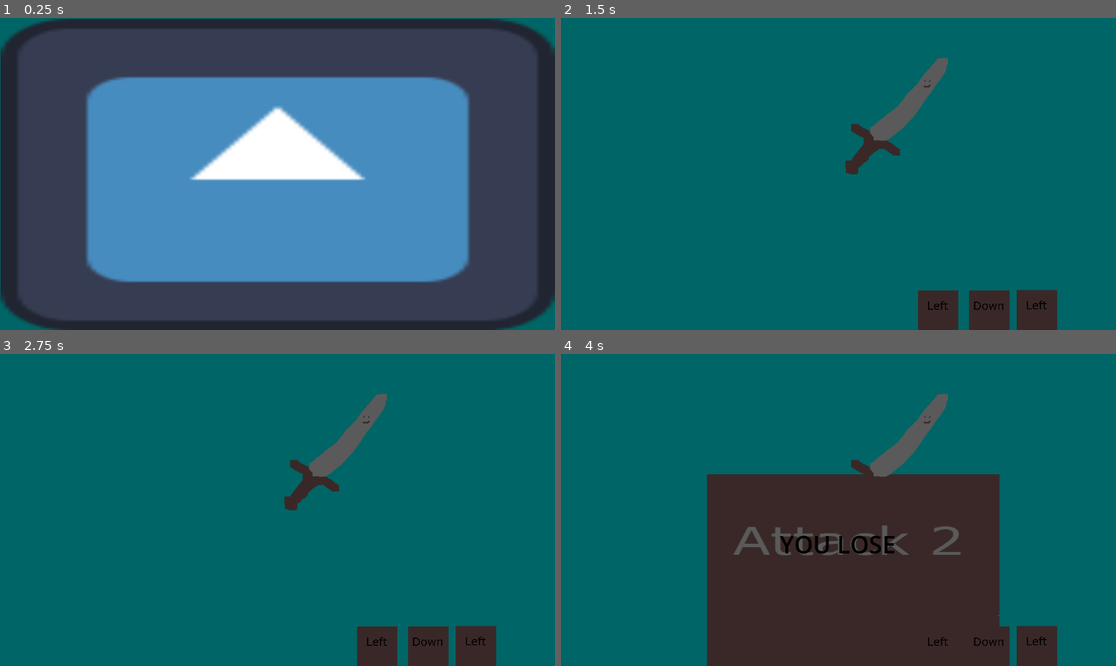
Above: before the commit, frames 1-4 (two rows, left to right).
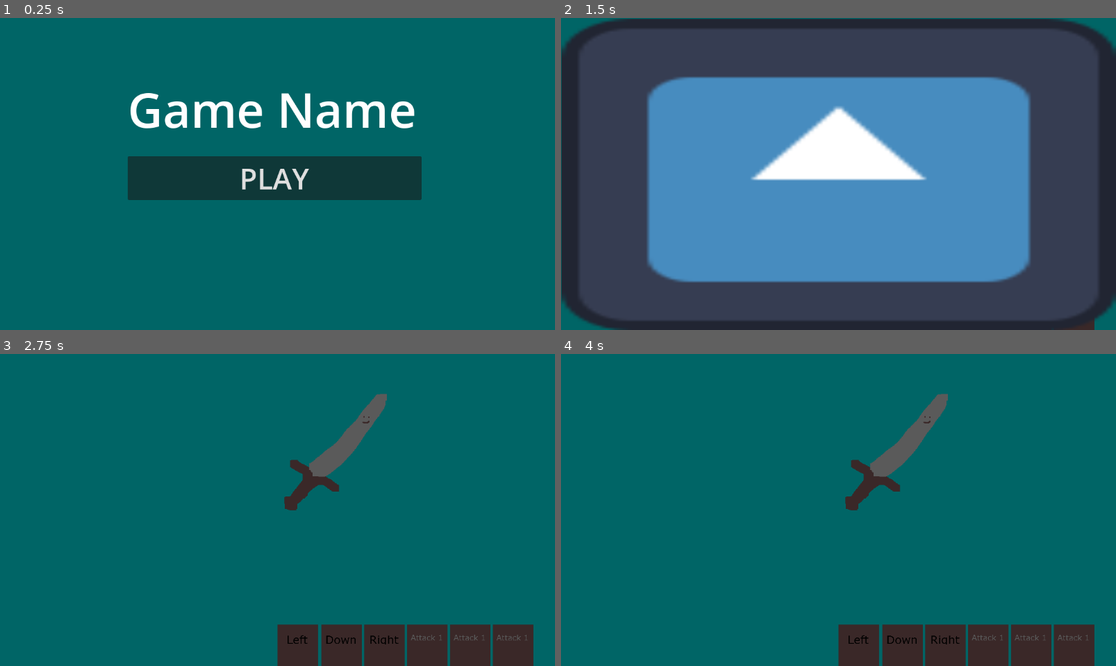
Above: after the commit, the same moments.

Repository: JamsterMan/Game-Jam-PS-16
Game: Godot game, scene res://Scenes/main_menu.tscn
Same seed, same stepped clock (60 frames per second), same inputs: the game is played once before the commit and once after it. Before the commit the project starts from res://Scenes/GameScene.tscn. The engine's default icon, where the game draws it, is replaced by a stand-in: a white triangle on a blue panel in a dark square.
Inputs (mouse positions are in pixels of both pictures, inside the frame that each line leads up to):
- Up to frame 1 (0.25 s): no input
- Up to frame 2 (1.5 s): click (832, 177) at 0.5 s, where only the run after the commit has a clickable "PLAY"; tap Enter at 1.25 s; hold Right (move_right) from 1.28 s (still down)
- Up to frame 3 (2.75 s): tap Space at 2 s; release Right (move_right) at 2.03 s; hold Down (move_down) from 2.03 s (still down)
- Up to frame 4 (4 s): tap Enter at 2.75 s; release Down (move_down) at 2.78 s; hold Right (move_right) 2.78-3.53 s; tap Space at 3.5 s; hold Up (move_up) from 3.53 s (still down)

The runs differ from the first frame. In frame 1, 98% of the frame differs, in the area x 0-100%, y 0-100%; in frame 2, 98%; in frame 3, 3.6%; in frame 4, 30%.

Commit message:
added random variance + mainmenu
-minigame is now selected from random
-typing game has random button presses
-added simple main menu

Diff:
--- a/gamejam-ps16/Scenes/GameScene.tscn
+++ b/gamejam-ps16/Scenes/GameScene.tscn
@@ -21,6 +21,7 @@
 
 [node name="MiniGameController" type="Node2D" parent="." node_paths=PackedStringArray("minigame_info_timer", "next_minigame_timer", "minigame_info", "minigame_win", "minigame_lose")]
 script = ExtResource("1_pg6cp")
+minigames = Array[String](["res://Scenes/mini_game_aim_game.tscn", "res://Scenes/mini_game_typing.tscn"])
 minigame_info_timer = NodePath("MinigameInfoTimer")
 next_minigame_timer = NodePath("NextMinigameTimer")
 minigame_info = NodePath("MinigameInfoTimer/MinigameInfo")
@@ -87,4 +88,3 @@
 vertical_alignment = 1
 
 [node name="MinigameTypingGame" parent="MiniGameController" instance=ExtResource("7_fg37s")]
-process_mode = 4
--- /dev/null
+++ b/gamejam-ps16/Scenes/main_menu.tscn
@@ -0,0 +1,37 @@
+[gd_scene load_steps=2 format=3 uid="uid://b60aackbw5mmd"]
+
+[ext_resource type="Script" path="res://Scripts/MainMenu.gd" id="1_50c3h"]
+
+[node name="MainMenu" type="Control"]
+layout_mode = 3
+anchors_preset = 15
+anchor_right = 1.0
+anchor_bottom = 1.0
+grow_horizontal = 2
+grow_vertical = 2
+
+[node name="MinigameBackground" type="ColorRect" parent="."]
+offset_left = -27.0
+offset_top = -23.0
+offset_right = 1185.0
+offset_bottom = 670.0
+color = Color(0, 0.396549, 0.399054, 1)
+
+[node name="Label" type="Label" parent="."]
+layout_mode = 0
+offset_left = 265.0
+offset_top = 121.0
+offset_right = 870.0
+offset_bottom = 258.0
+theme_override_font_sizes/font_size = 100
+text = "Game Name"
+
+[node name="PlayButton" type="Button" parent="."]
+layout_mode = 0
+offset_left = 265.0
+offset_top = 287.0
+offset_right = 875.0
+offset_bottom = 378.0
+theme_override_font_sizes/font_size = 60
+text = "PLAY"
+script = ExtResource("1_50c3h")
--- a/gamejam-ps16/Scenes/mini_game_typing.tscn
+++ b/gamejam-ps16/Scenes/mini_game_typing.tscn
@@ -7,15 +7,17 @@
 [ext_resource type="Texture2D" uid="uid://biiqdw3di0er4" path="res://Sprites/right.png" id="4_4ra8d"]
 [ext_resource type="Texture2D" uid="uid://btmklwgoteix" path="res://Sprites/left.png" id="5_03j4l"]
 [ext_resource type="Script" path="res://Scripts/MiniGame_Timer.gd" id="7_j4qch"]
+[ext_resource type="Texture2D" uid="uid://drcf2ml14nas3" path="res://Sprites/Card1.png" id="7_kgq2p"]
 
 [node name="MinigameTypingGame" type="Node2D" node_paths=PackedStringArray("buttons_sprites")]
+process_mode = 4
 script = ExtResource("1_mxqhv")
 up_image = ExtResource("2_e7g2m")
 down_image = ExtResource("3_a0vw8")
 right_image = ExtResource("4_4ra8d")
 left_image = ExtResource("5_03j4l")
-buttons = Array[int]([0, 0, 0])
-buttons_sprites = [NodePath("Spell/ButtonOne"), NodePath("Spell/ButtonTwo"), NodePath("Spell/ButtonThree")]
+buttons = Array[int]([0, 0, 0, 0, 0, 0])
+buttons_sprites = [NodePath("Spell/ButtonOne"), NodePath("Spell/ButtonTwo"), NodePath("Spell/ButtonThree"), NodePath("Spell/ButtonFour"), NodePath("Spell/ButtonFive"), NodePath("Spell/ButtonSix")]
 
 [node name="target" type="Node2D" parent="."]
 
@@ -28,19 +30,34 @@
 position = Vector2(294, 187)
 
 [node name="ButtonOne" type="Sprite2D" parent="Spell"]
-position = Vector2(-91, 85)
+position = Vector2(-256, 81)
 scale = Vector2(0.2, 0.2)
 texture = ExtResource("2_e7g2m")
 
 [node name="ButtonTwo" type="Sprite2D" parent="Spell"]
-position = Vector2(15, 85)
+position = Vector2(-165, 81)
 scale = Vector2(0.2, 0.2)
 texture = ExtResource("2_e7g2m")
 
 [node name="ButtonThree" type="Sprite2D" parent="Spell"]
-position = Vector2(114, 84)
+position = Vector2(-76, 81)
 scale = Vector2(0.2, 0.2)
 texture = ExtResource("2_e7g2m")
+
+[node name="ButtonFour" type="Sprite2D" parent="Spell"]
+position = Vector2(13, 81)
+scale = Vector2(0.2, 0.2)
+texture = ExtResource("7_kgq2p")
+
+[node name="ButtonFive" type="Sprite2D" parent="Spell"]
+position = Vector2(102, 81)
+scale = Vector2(0.2, 0.2)
+texture = ExtResource("7_kgq2p")
+
+[node name="ButtonSix" type="Sprite2D" parent="Spell"]
+position = Vector2(191, 81)
+scale = Vector2(0.2, 0.2)
+texture = ExtResource("7_kgq2p")
 
 [node name="MinigameTimer" type="Timer" parent="."]
 wait_time = 3.0
--- /dev/null
+++ b/gamejam-ps16/Scripts/MainMenu.gd
@@ -0,0 +1,9 @@
+extends Button
+
+
+# Called when the node enters the scene tree for the first time.
+func _ready() -> void:
+	pressed.connect(self._button_pressed)
+
+func _button_pressed():
+	get_tree().change_scene_to_file("res://Scenes/GameScene.tscn")
--- a/gamejam-ps16/Scripts/mini_game_controller.gd
+++ b/gamejam-ps16/Scripts/mini_game_controller.gd
@@ -1,6 +1,6 @@
 extends Node2D
 
-#@export var minigames : Array[String] = []
+@export var minigames : Array[String] = []
 @export var minigame_info_timer: Timer
 @export var next_minigame_timer: Timer
 @export var minigame_info: TextureRect
@@ -19,8 +19,13 @@
 
 # Called when the node enters the scene tree for the first time.
 func _ready() -> void:
-	#set everything to chosen mini game?
 	#start with random minigame
+	#var rng = RandomNumberGenerator.new()
+	#rng.randomize()
+	#var minigame_path_index = rng.randi_range(0,minigames.size()-1)
+	#var next_minigame = load(minigames[minigame_path_index])
+	#minigame = next_minigame.instantiate()
+	#add_child(minigame)
 	minigame = get_child(3)
 	pass # Replace with function body.
 
@@ -28,7 +33,6 @@
 	minigame_win.set_visible(true)
 	next_minigame_timer.start(2)
 	#go to next minigame after timer
-	#_reset_minigame()
 
 func _minigame_lose():
 	minigame_lose.set_visible(true)
@@ -47,7 +51,10 @@
 	#set up minigame
 	minigame.queue_free()
 	#choose game at semi random - try not to repeat games
-	var next_minigame = load("res://Scenes/mini_game_aim_game.tscn")
+	var rng = RandomNumberGenerator.new()
+	rng.randomize()
+	var minigame_path_index = rng.randi_range(0,minigames.size()-1)
+	var next_minigame = load(minigames[minigame_path_index])
 	minigame = next_minigame.instantiate()
 	add_child(minigame)
 
--- a/gamejam-ps16/Scripts/mini_game_typing.gd
+++ b/gamejam-ps16/Scripts/mini_game_typing.gd
@@ -12,6 +12,7 @@
 
 var next_button : String = "move_up"
 var correct_button_presses: int = 0
+var button_count: int = 0
 
 # Called when the node enters the scene tree for the first time.
 func _ready() -> void:
@@ -19,8 +20,10 @@
 	var rng = RandomNumberGenerator.new()
 	rng.randomize()
 	#check for array size
-	for n in buttons.size():
-		buttons[n] = rng.randi_range(0,4)
+	button_count = rng.randi_range(3,buttons.size()-1)
+	#adjust game time based on buttons (keep it harder for more buttons)
+	for n in button_count:
+		buttons[n] = rng.randi_range(0,3)
 		buttons_sprites[n].texture = _set_button_images(buttons[n])
 	_set_next_button()
 
@@ -36,7 +39,7 @@
 
 #converts button ints into strings for input collection
 func _set_next_button():
-	if(correct_button_presses >= buttons.size()):
+	if(correct_button_presses >= button_count):
 		return
 	if(buttons[correct_button_presses] == button.UP):
 		next_button = "move_up"
@@ -49,7 +52,7 @@
 
 func _minigame_timer_timeout():
 	print("Mini game end")
-	if(correct_button_presses == buttons.size()):
+	if(correct_button_presses == button_count):
 		print("Mini game win")
 		get_parent()._minigame_win()
 	else:
@@ -58,7 +61,8 @@
 
 # Called every frame. 'delta' is the elapsed time since the previous frame.
 func _process(_delta: float) -> void:
-	if(correct_button_presses < buttons.size()):
+	if(correct_button_presses < button_count):
 		if(Input.is_action_just_pressed(next_button)):
+			print(next_button)
 			correct_button_presses += 1
 			_set_next_button()
--- a/gamejam-ps16/project.godot
+++ b/gamejam-ps16/project.godot
@@ -11,7 +11,7 @@
 [application]
 
 config/name="GameJam-ps16"
-run/main_scene="res://Scenes/GameScene.tscn"
+run/main_scene="res://Scenes/main_menu.tscn"
 config/features=PackedStringArray("4.3", "Forward Plus")
 config/icon="res://icon.svg"
 
Not shown: 1 places in gamejam-ps16/Scenes/mini_game_typing.tscn that only renumber resources
